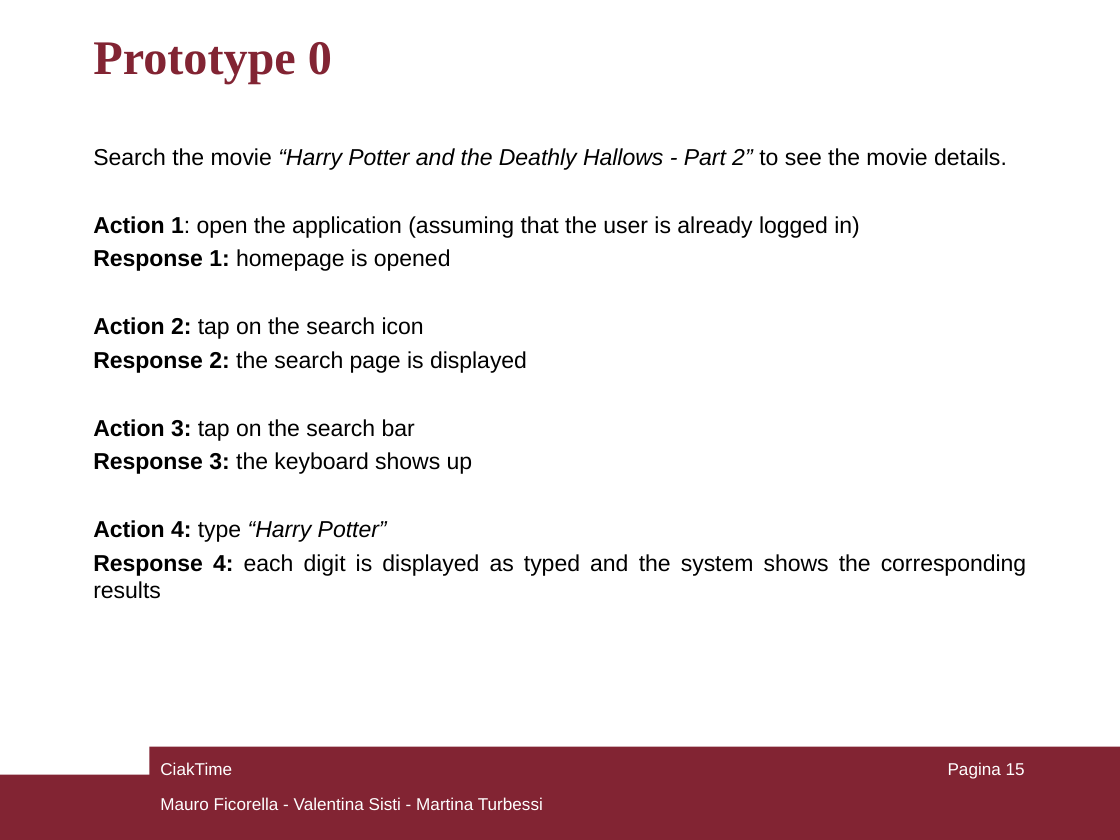
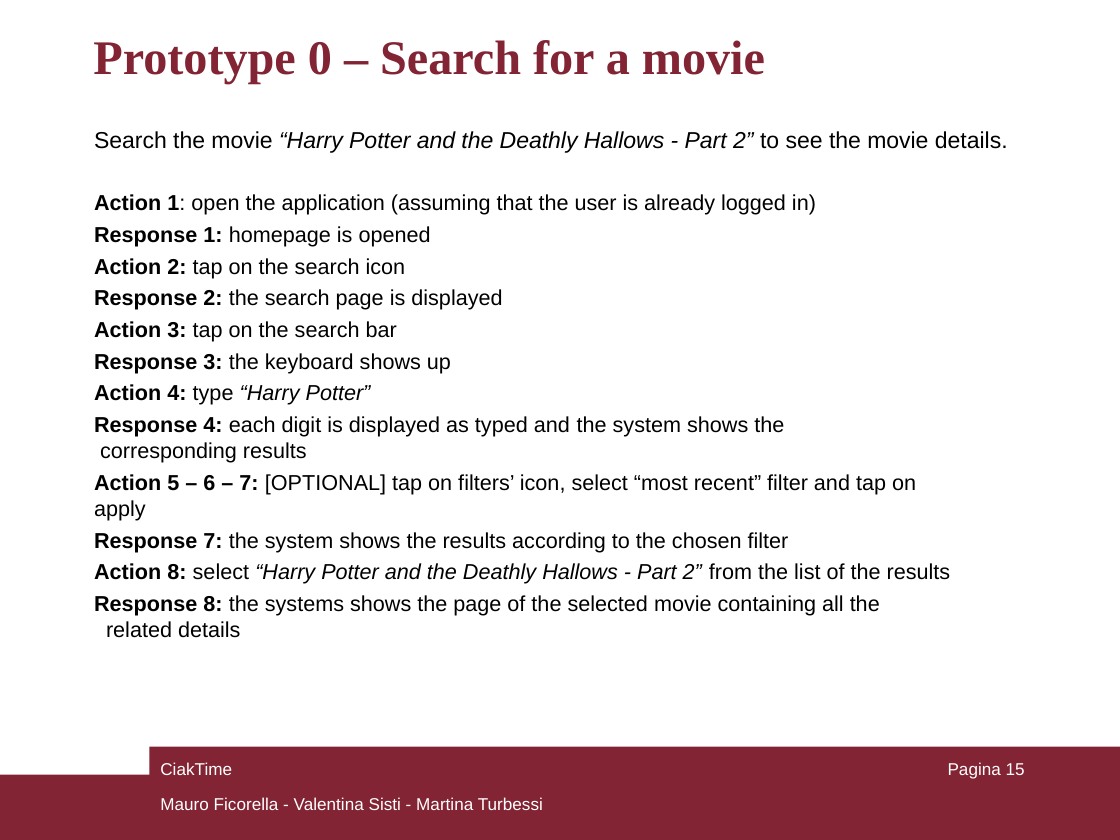
Before and after one commit to mauroficorella/Human-Computer-Interaction, a slide deck: slide 15 of Documentazione/CiakTime_HCI.ppt. Drawn at 1120x840 pixels with LibreOffice and Linux fonts; fonts in the diff are those of the drawing. Boxes give left, top, right and bottom in pixels: in the first picture for what was removed or moved away, otherwise in the second. Text is boxed around its words. In the diff, an @@ line names an element or a change of style, - is before the commit and + after.

```diff
--- a/Documentazione/CiakTime_HCI.ppt
+++ b/Documentazione/CiakTime_HCI.ppt
@@ text at (x1=93, y1=40, x2=765, y2=83): text changed @@
-Prototype 0
+Prototype 0 – Search for a movie
@@ text "Search the movie “Harry Potter ..." moved from (x1=93, y1=148, x2=1026, y2=599) to (x1=94, y1=131, x2=1008, y2=638) @@
@@ text at (x1=94, y1=194, x2=816, y2=463): size 14.8 to 13.9 pt in "Action 1: open the application (assuming that ...", "Response 1: homepage is opened", "Action 2: tap on the search icon", "Response 2: the search page is displayed" and 4 more places; alignment justified to left @@
@@ text at (x1=94, y1=474, x2=951, y2=638): paragraphs added @@
+Action 5 – 6 – 7: [OPTIONAL] tap on filters’ icon, select “most recent” filter and tap on
+apply
+Response 7: the system shows the results according to the chosen filter
+Action 8: select “Harry Potter and the Deathly Hallows - Part 2” from the list of the results
+Response 8: the systems shows the page of the selected movie containing all the
+related details
```
Also in this commit, not shown: 3 other slides changed, 1 slide added, 11 other files.
